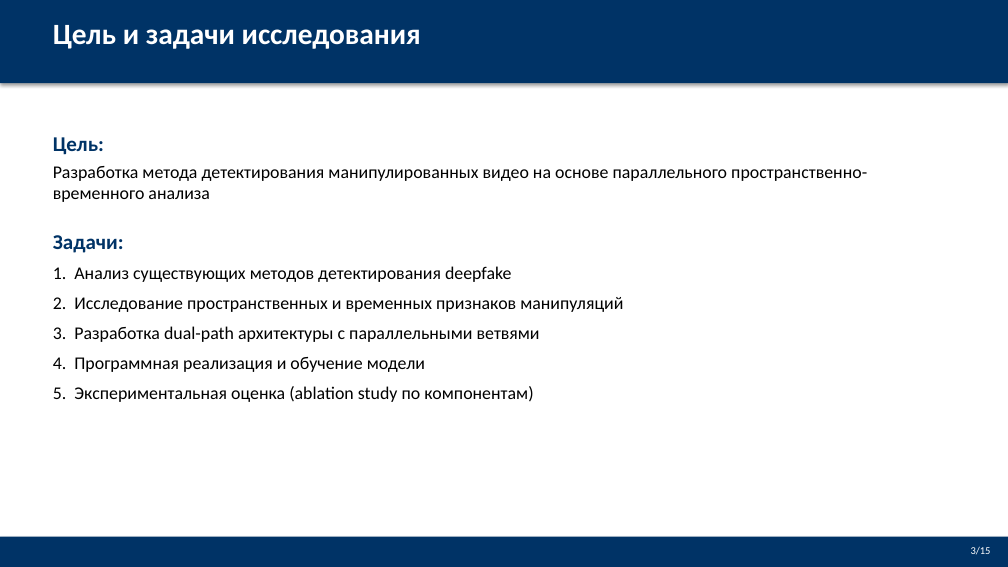
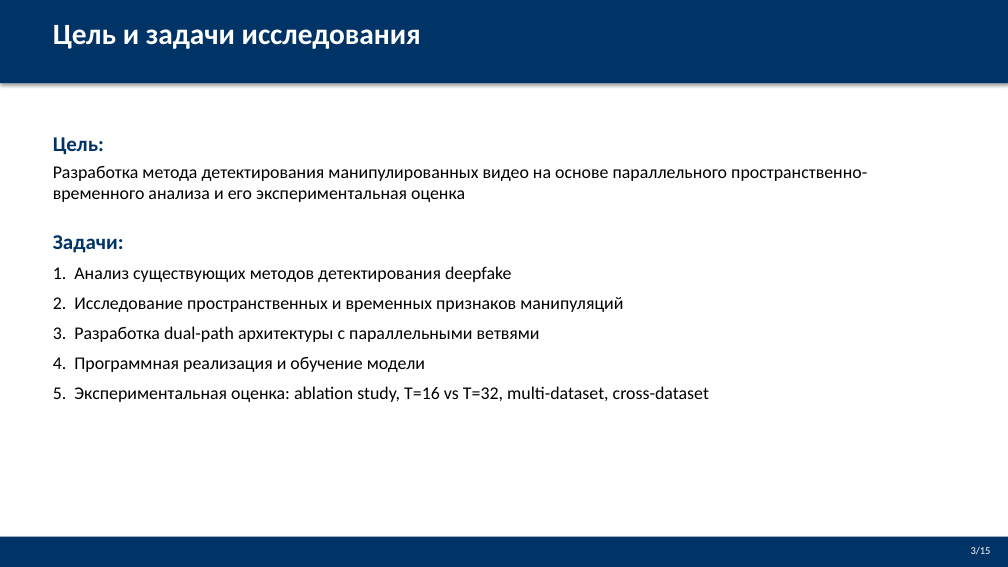
Before and after one commit to Jokeera/deepfake-detection, a slide deck: slide 3 of VKRDoc/Defense_Presentation.pptx. Drawn at 1008x567 pixels with LibreOffice and Linux fonts; fonts in the diff are those of the drawing. Boxes give left, top, right and bottom in pixels: in the first picture for what was removed or moved away, otherwise in the second. Text is boxed around its words. In the diff, an @@ line names an element or a change of style, - is before the commit and + after.

```diff
--- a/VKRDoc/Defense_Presentation.pptx
+++ b/VKRDoc/Defense_Presentation.pptx
@@ text at [53,166,867,202]: text changed @@
-Разработка метода детектирования манипулированных видео на основе параллельного пространственно-временного анализа
+Разработка метода детектирования манипулированных видео на основе параллельного пространственно-временного анализа и его экспериментальная оценка
@@ text at [53,386,709,402]: text changed @@
-5. Экспериментальная оценка (ablation study по компонентам)
+5. Экспериментальная оценка: ablation study, T=16 vs T=32, multi-dataset, cross-dataset
```
Also in this commit, not shown: 11 other slides changed, 1 other file.
